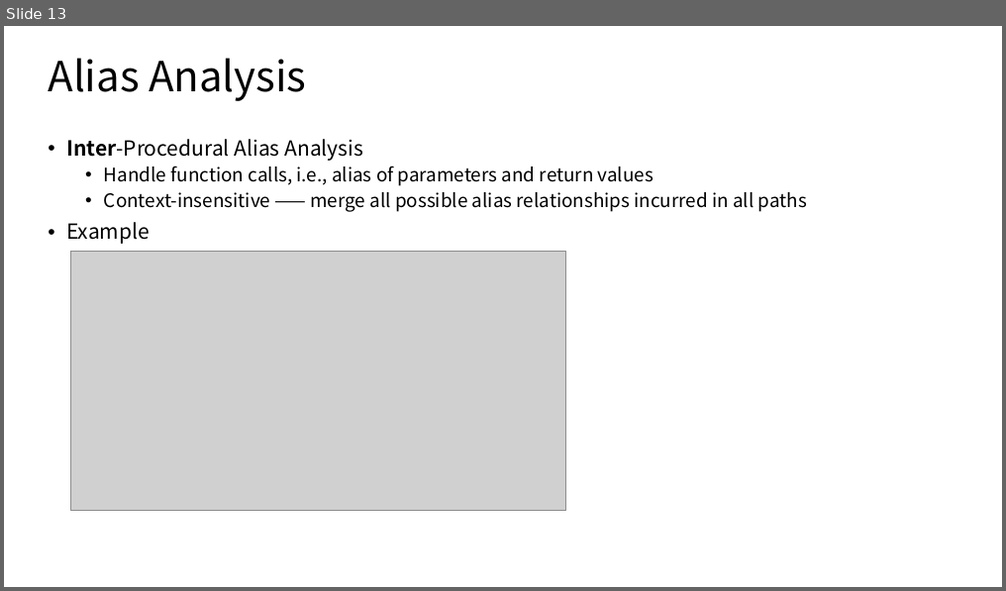
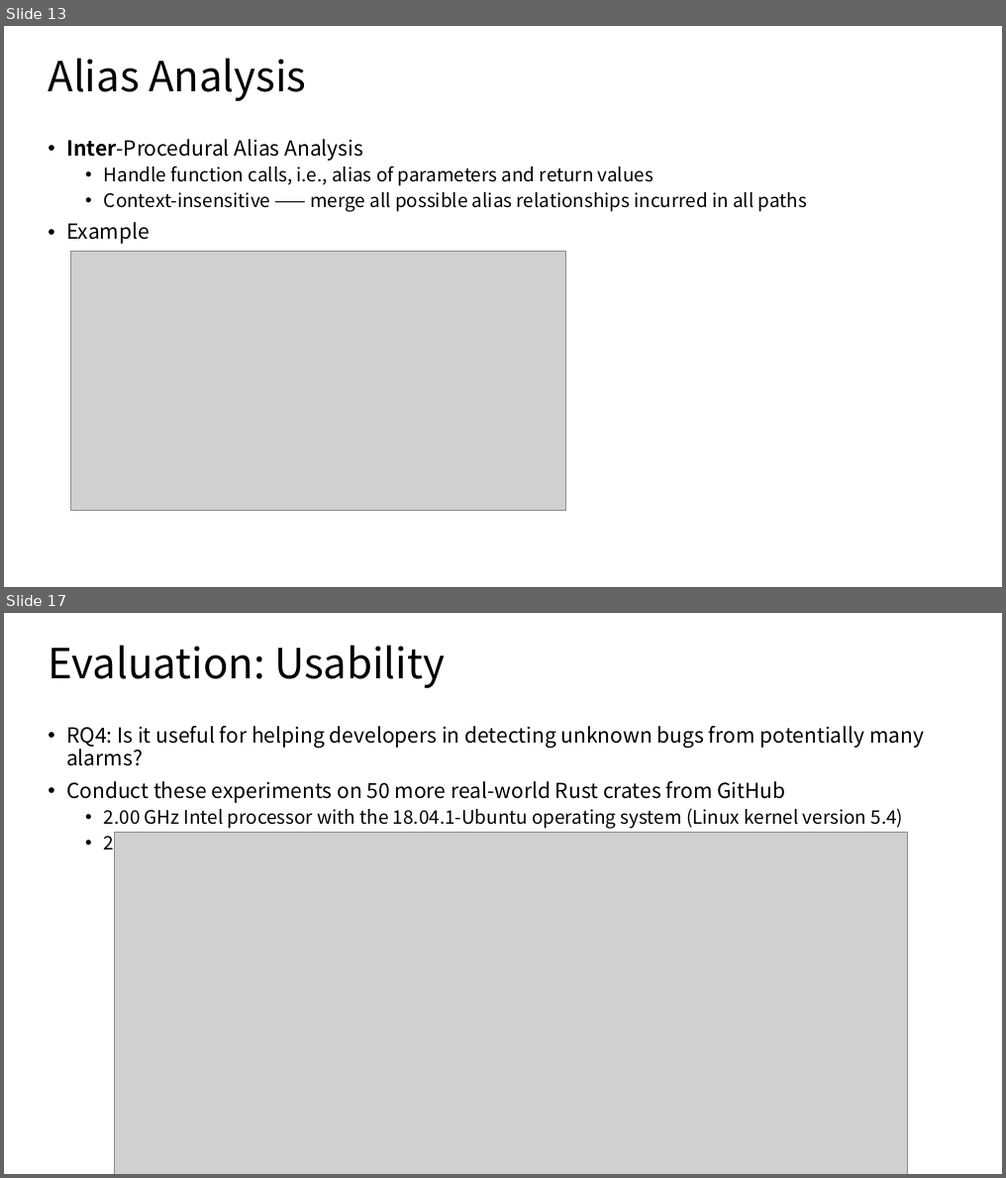
Before and after one commit to Andres-Nju/research, a slide deck: readPapers/SafeDrop/safeDrop.pptx. Shown one above the other, each under a label of ours: slide 13 before the commit, slides 13 and 17 after it; the slides between them are not shown. The pictures are 1006x591 and 1006x1178 pixels, drawn with LibreOffice and Linux fonts; fonts in the diff are those of the drawing; grey boxes stand for pictures; background and template pictures are left out. Boxes give left, top, right and bottom in pixels: in the first picture for what was removed or moved away, otherwise in the second. Text is boxed around its words. In the diff, an @@ line names an element or a change of style, - is before the commit and + after.

```diff
--- a/readPapers/SafeDrop/safeDrop.pptx
+++ b/readPapers/SafeDrop/safeDrop.pptx
@@ slide 17 added at bbox=[4, 613, 1002, 1174], background #FFFFFF @@
@@ title added at bbox=[49, 645, 445, 688], 40 pt, text #000000 @@
+Evaluation: Usability
@@ text added at bbox=[66, 726, 924, 855], 20 pt, text #000000 @@
+• RQ4: Is it useful for helping developers in detecting unknown bugs from potentially many alarms?
+• Conduct these experiments on 50 more real-world Rust crates from GitHub
+  • 2.00 GHz Intel processor with the 18.04.1-Ubuntu operating system (Linux kernel version 5.4)
+  • 26 out of 103 bugs in three crates have been confirmed by developers.
@@ picture added at bbox=[114, 832, 907, 1174] @@
```
Also in this commit, not shown: 1 slide changed, 3 other slides added.
